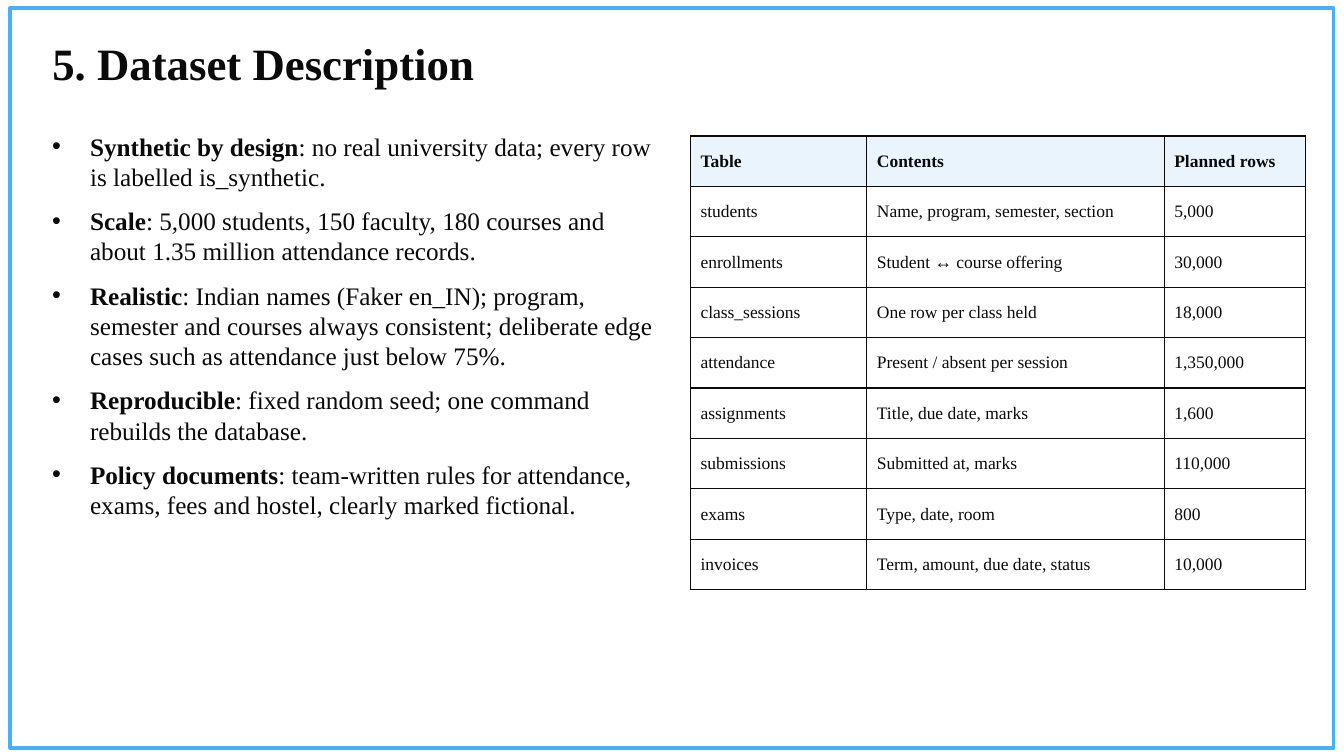
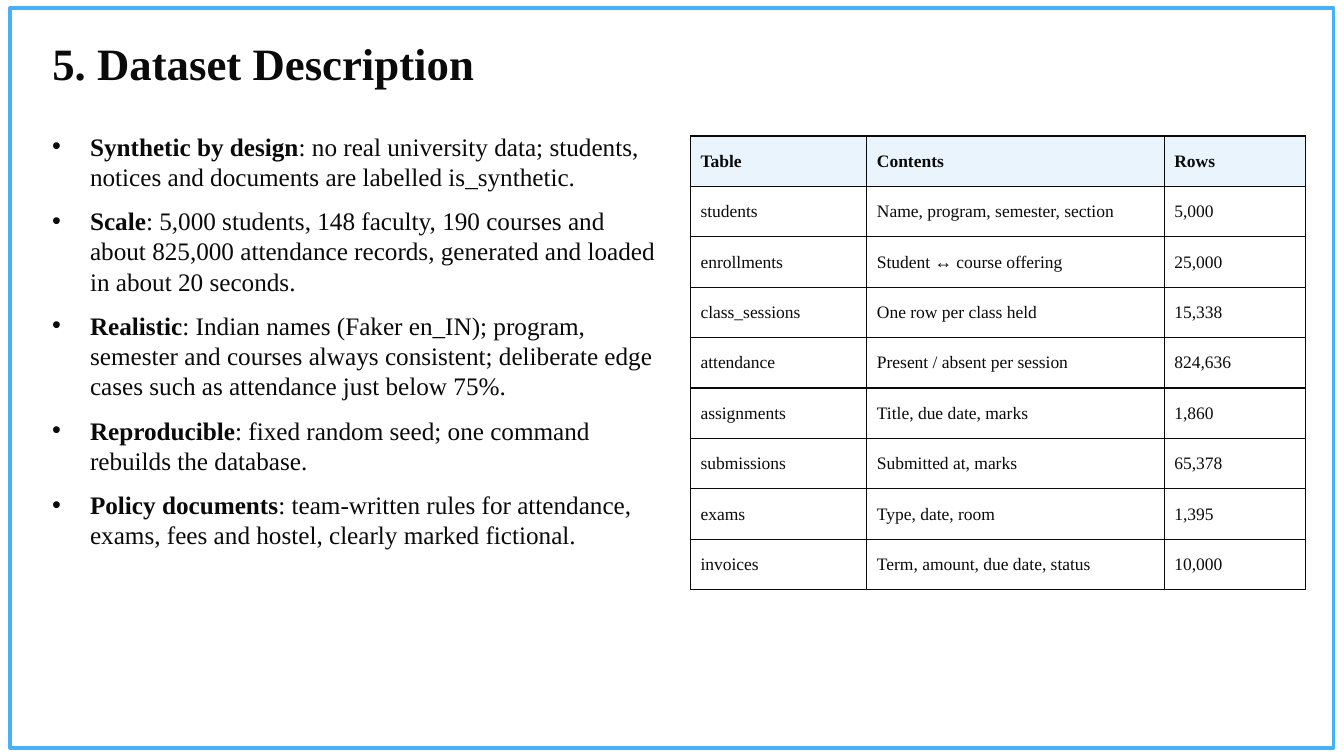
Before and after one commit to ankurkarn20/campus-gpt, a slide deck: slide 7 of docs/slides/CampusGPT_Major_Project.pptx. Drawn at 1344x756 pixels with LibreOffice and Linux fonts; fonts in the diff are those of the drawing; background and template pictures are left out. Boxes give left, top, right and bottom in pixels: in the first picture for what was removed or moved away, otherwise in the second. Text is boxed around its words. In the diff, an @@ line names an element or a change of style, - is before the commit and + after.

```diff
--- a/docs/slides/CampusGPT_Major_Project.pptx
+++ b/docs/slides/CampusGPT_Major_Project.pptx
@@ text at (x1=90, y1=138, x2=655, y2=292): text changed @@
-• Synthetic by design: no real university data; every row is labelled is_synthetic.
-• Scale: 5,000 students, 150 faculty, 180 courses and about 1.35 million attendance records.
+• Synthetic by design: no real university data; students, notices and documents are labelled is_synthetic.
+• Scale: 5,000 students, 148 faculty, 190 courses and about 825,000 attendance records, generated and loaded in about 20 seconds.
@@ table at (x1=691, y1=136, x2=1306, y2=590) @@
-row 1, column 3: Planned rows
+row 1, column 3: Rows
-row 3, column 3: 30,000
+row 3, column 3: 25,000
-row 4, column 3: 18,000
+row 4, column 3: 15,338
-row 5, column 3: 1,350,000
+row 5, column 3: 824,636
-row 6, column 3: 1,600
+row 6, column 3: 1,860
-row 7, column 3: 110,000
+row 7, column 3: 65,378
-row 8, column 3: 800
+row 8, column 3: 1,395
```
Also in this commit, not shown: 1 other slide changed, 33 other files.
